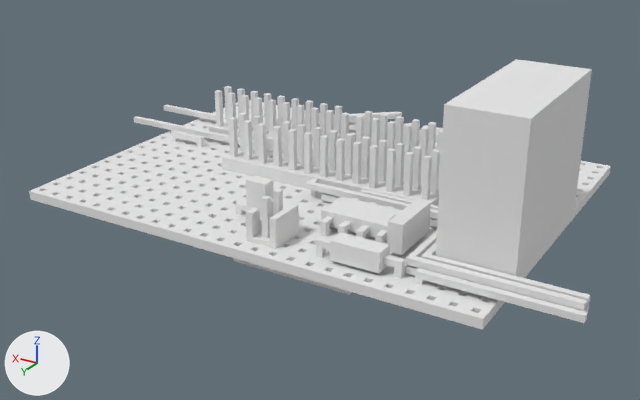
One commit to the Blender file electronics/board.blend: the scene before it, then after it.
Both versions are drawn from a camera (50 mm lens) standing at (-10.3, 49.9, 19.0) and looking at (12.6, 11.8, -0.1). Every picture has the same lights, and +X, +Y and +Z are marked at lower left.

Objects in the first picture: 'Board'.
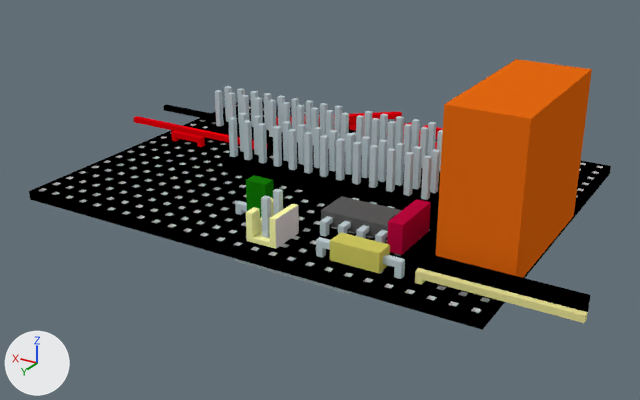
The change, as a list of edits to the scene's bpy script:
```text
Add mat_c3:
    mat_c3 = diffuse_material('C3')
    mat_c3.base_color = (0.00745, 0.19, 0.00296)  # dark green #15790a
Add mat_black_wire:
    mat_black_wire = diffuse_material('Black wire')
    mat_black_wire.base_color = (0.0, 0.0, 0.0)  # black #000000
Add mat_red_wire:
    mat_red_wire = diffuse_material('Red wire')
    mat_red_wire.base_color = (0.8, 0.0, 0.00392)  # red #e7000d
Add mat_r2:
    mat_r2 = diffuse_material('R2')
    mat_r2.base_color = (0.997, 1.0, 0.417)  # beige #ffffad
Add mat_conductor:
    mat_conductor = diffuse_material('Conductor')
    mat_conductor.base_color = (0.526, 0.624, 0.662)  # light grey #c0cfd5
Add mat_r1:
    mat_r1 = diffuse_material('R1')
    mat_r1.base_color = (0.627, 0.59, 0.115)  # yellow #cfca5f
Add mat_white_wire:
    mat_white_wire = diffuse_material('White wire')
    mat_white_wire.base_color = (0.8, 0.755, 0.301)  # beige #e7e195
Add mat_555:
    mat_555 = diffuse_material('555')
    mat_555.base_color = (0.107, 0.107, 0.107)  # dark grey #5c5c5c
Add mat_pin_header:
    mat_pin_header = diffuse_material('Pin header')
    mat_pin_header.base_color = (0.0, 0.0, 0.0)  # black #000000
Add mat_c1:
    mat_c1 = diffuse_material('C1')
    mat_c1.base_color = (0.8, 0.143, 0.00578)  # orange #e76a11
Add mat_board:
    mat_board = diffuse_material('Board')
    mat_board.base_color = (0.0, 0.0, 0.0)  # black #000000
Add mat_c2:
    mat_c2 = diffuse_material('C2')
    mat_c2.base_color = (0.497, 0.00267, 0.0482)  # pink #bb093e
Change me_cube:
    remove me_cube.from_pydata(...)  # 8319 vertices, 5061 faces; spans x -3.7..28.7, y 0.0..20.0, z -1.1..8.2
    add me_cube.from_pydata(...)  # 8284 vertices, 5022 faces; spans x -3.7..28.7, y 0.0..20.0, z -1.1..8.2
    me_cube part 1
    34 vertices are removed from x 0.0..24.0, y 2.0..20.0, z 0.0..0.5
    78 faces are deleted
    36 new faces join them, mat_board (black #000000)
    2 new faces join them, mat_black_wire (black #000000)
    2 new faces join them, mat_conductor (light grey #c0cfd4)
    me_cube part 2: 520 faces spanning x 0.0..26.0, y 0.0..20.0, z 0.0..0.5 switch from mat_material (white #e7e7e7) to mat_board (black #000000)
    me_cube part 3: 2263 faces spanning x 1.2..24.8, y 0.2..19.8, z -1.0..3.5 switch from mat_material (white #e7e7e7) to mat_conductor (light grey #c0cfd4)
    me_cube part 4: 7 faces spanning x -0.3..3.3, y 8.7..17.3, z 0.8..8.2 switch from mat_material (white #e7e7e7) to mat_c1 (orange #e76911)
    me_cube part 5: 7 faces spanning x 5.1..5.9, y 14.0..17.0, z 0.8..2.2 switch from mat_material (white #e7e7e7) to mat_c2 (pink #bb093e)
    me_cube part 6: 8 faces spanning x 12.7..13.8, y 16.1..16.9, z 0.6..2.6 switch from mat_material (white #e7e7e7) to mat_c3 (dark green #15790a)
    me_cube part 7: 13 faces spanning x 10.7..12.3, y 17.0..19.0, z 0.5..2.0 switch from mat_material (white #e7e7e7) to mat_r2 (beige #ffffad)
    me_cube part 8: 12 faces spanning x 5.2..7.8, y 18.0..19.0, z 0.7..1.7 switch from mat_material (white #e7e7e7) to mat_r1 (yellow #cfca5f)
    me_cube part 9: 14 faces spanning x 3.0..23.0, y 6.0..12.0, z 0.5..1.2 switch from mat_material (white #e7e7e7) to mat_pin_header (black #000000)
    me_cube part 10: 12 faces spanning x 6.0..10.0, y 14.0..16.0, z 0.8..1.5 switch from mat_material (white #e7e7e7) to mat_555 (dark grey #5c5c5c)
    me_cube part 11: 197 faces spanning x 3.3..28.7, y 0.3..9.7, z 0.5..1.7 switch from mat_material (white #e7e7e7) to mat_red_wire (red #e7000d)
    me_cube part 12: 61 faces spanning x -3.5..28.7, y 5.3..18.3, z -1.0..1.4 switch from mat_material (white #e7e7e7) to mat_black_wire (black #000000)
    me_cube part 13: 7 faces spanning x -3.7..3.7, y 18.3..18.7, z 0.5..1.1 switch from mat_material (white #e7e7e7) to mat_white_wire (beige #e7e195)
    add me_cube.materials.append(mat_diode_body)  # grey #b8b8b8
    add me_cube.materials.append(mat_cathode_band)  # black #000000
```

Location of each change, (x1, y1, x2, y2) in pixels of the pictures (640 x 400 px):
part 1 of me_cube, cut back: (29, 166, 611, 330) in both
part 2 of me_cube, recoloured (white to black): (30, 100, 610, 319) in both
part 3 of me_cube, recoloured: (215, 86, 443, 295) in both
part 4 of me_cube, recoloured (grey to orange): (436, 59, 592, 278) in both
part 5 of me_cube, recoloured: (387, 199, 431, 255) in both
part 6 of me_cube, recoloured (grey to green): (246, 176, 274, 218) in both
part 7 of me_cube, recoloured (grey to beige): (246, 198, 297, 249) in both
part 8 of me_cube, recoloured (white to yellow): (330, 232, 390, 274) in both
part 9 of me_cube, recoloured (white to black): (209, 119, 440, 206) in both
part 10 of me_cube, recoloured (white to grey): (321, 196, 402, 240) in both
part 11 of me_cube, recoloured (white to red): (133, 112, 443, 150) in both
part 12 of me_cube, recoloured (white to black): (163, 105, 590, 312) in both
part 13 of me_cube, recoloured (white to yellow): (415, 268, 588, 323) in both
